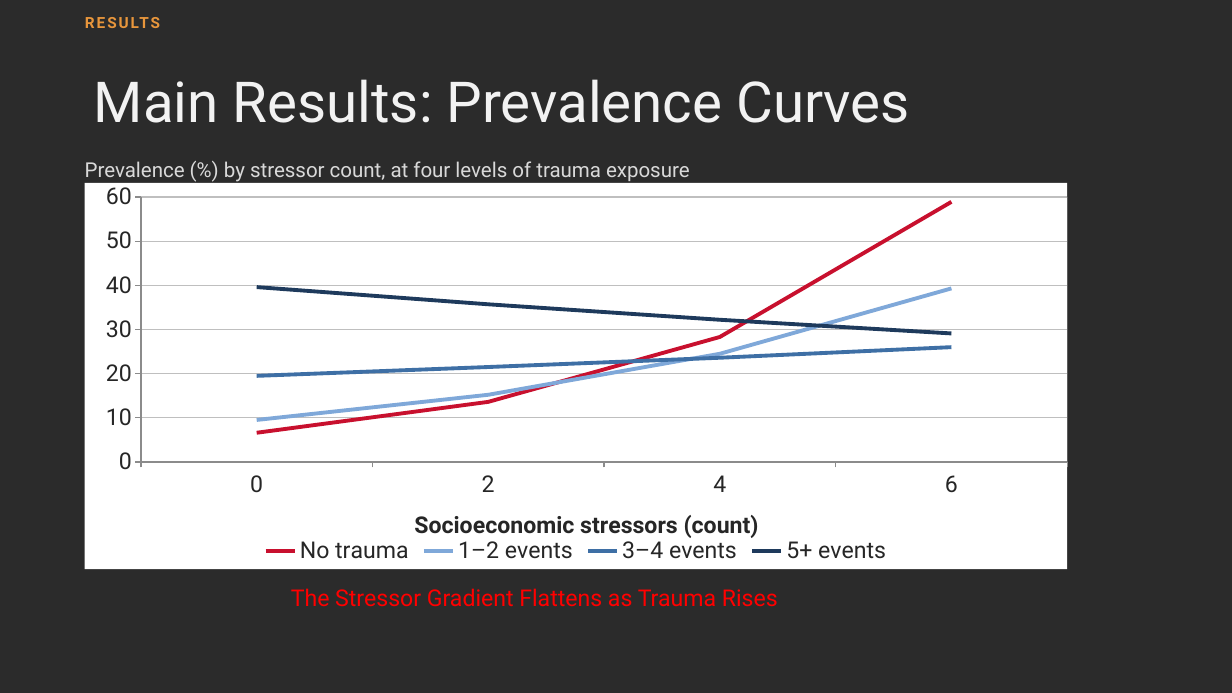
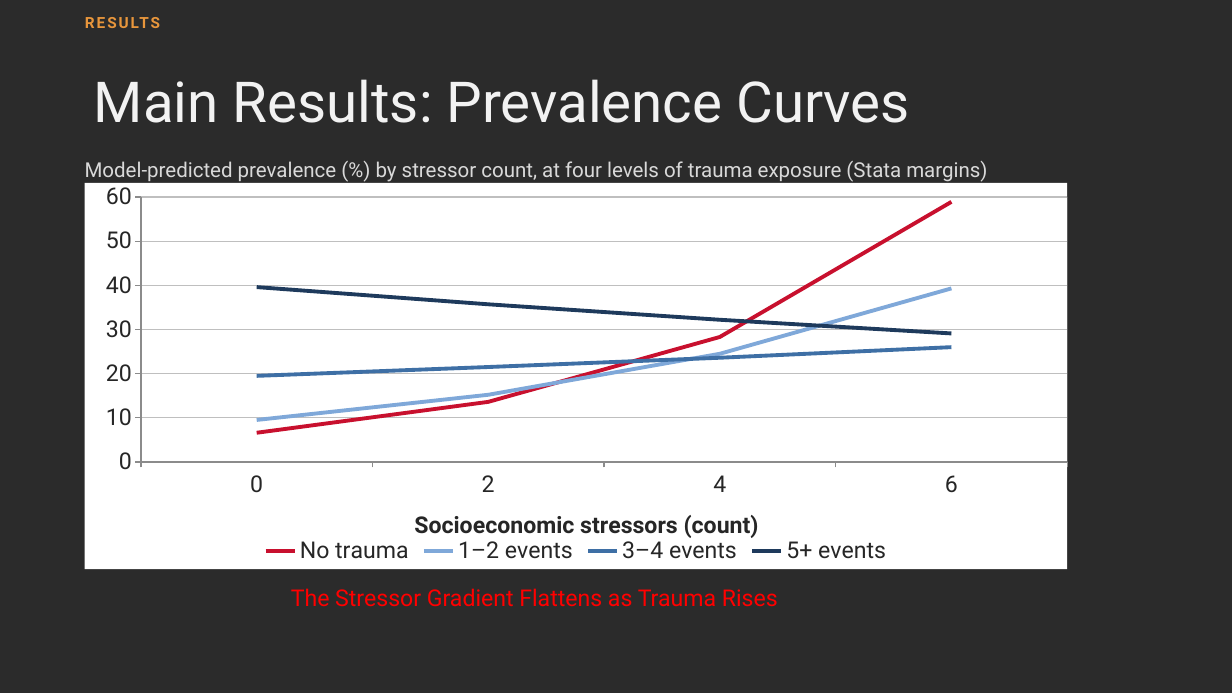
Before and after one commit to MrMoh19/speechify-personal, a slide deck: slide 20 of projects/marvin-stress-trauma/istss_mohammed_STROBE.pptx. Drawn at 1232x693 pixels with LibreOffice and Linux fonts; fonts in the diff are those of the drawing; background and template pictures are left out; a plain dark background stands for a picture behind light text. Boxes give left, top, right and bottom in pixels: in the first picture for what was removed or moved away, otherwise in the second. Text is boxed around its words. In the diff, an @@ line names an element or a change of style, - is before the commit and + after.

```diff
--- a/projects/marvin-stress-trauma/istss_mohammed_STROBE.pptx
+++ b/projects/marvin-stress-trauma/istss_mohammed_STROBE.pptx
@@ text at [85, 161, 987, 182]: text changed @@
-Prevalence (%) by stressor count, at four levels of trauma exposure
+Model-predicted prevalence (%) by stressor count, at four levels of trauma exposure (Stata margins)
```
Also in this commit, not shown: 3 other slides changed, 5 other files.
